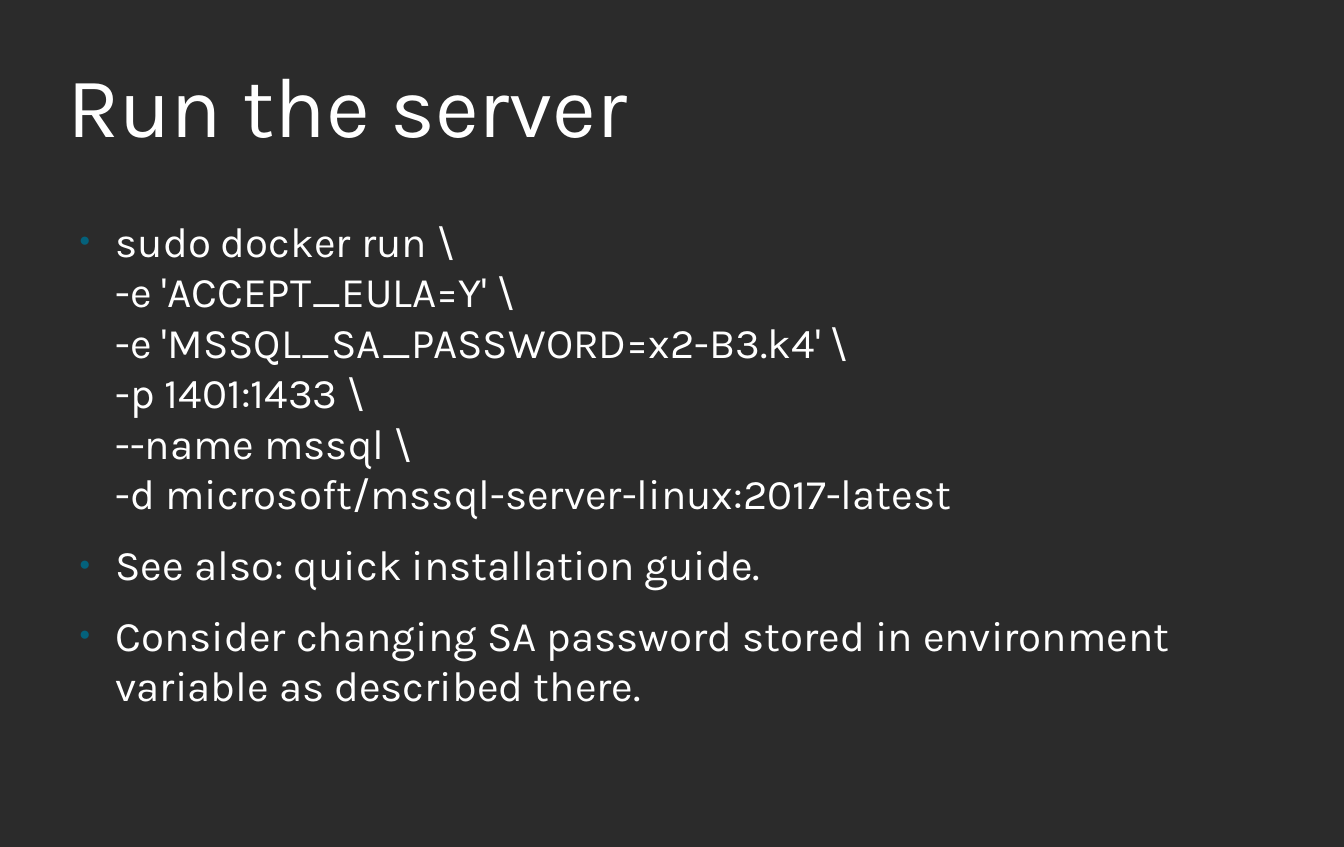
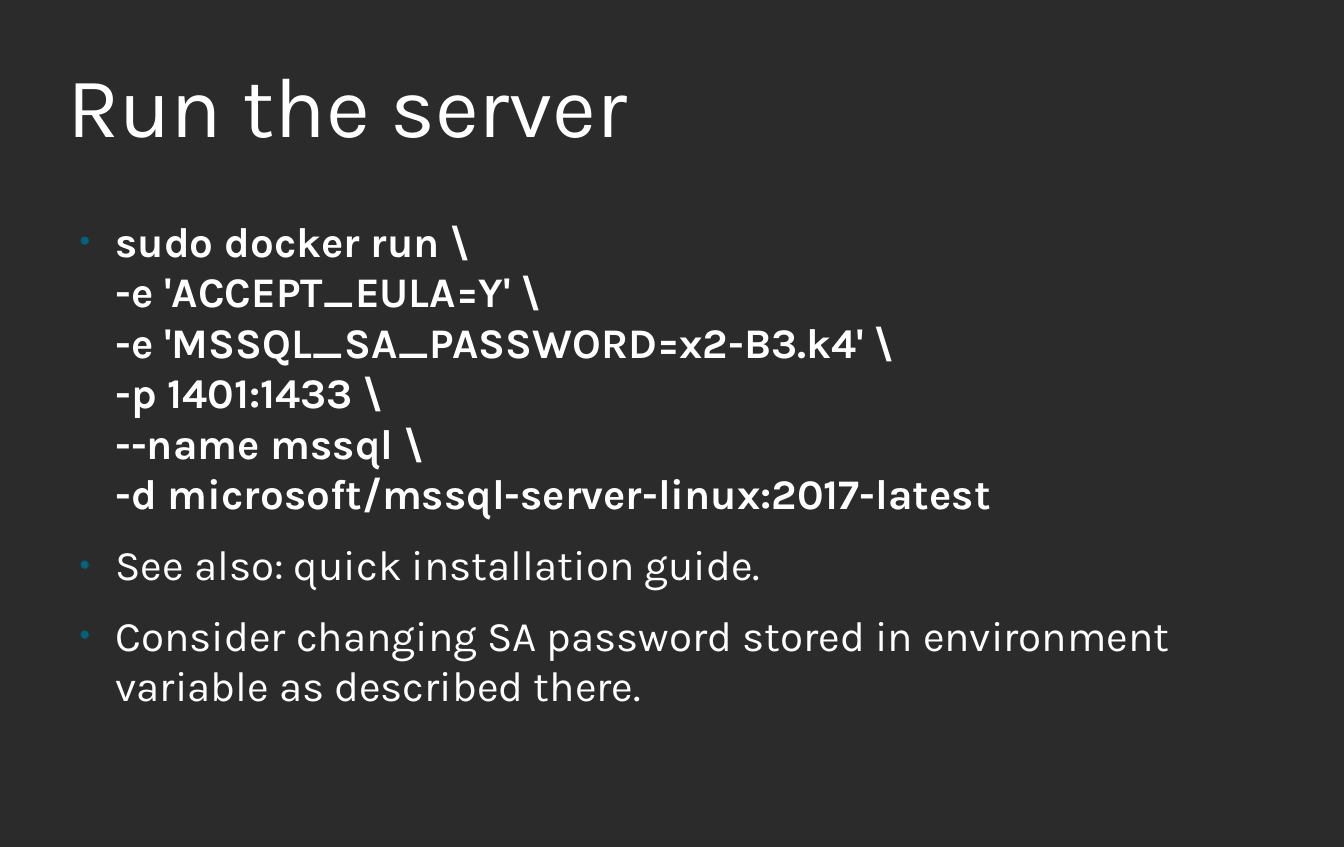
Before and after one commit to roskakori/talks, a slide deck: slide 6 of linuxtage/Microsoft SQL Server with Linux and Docker.odp (slide 5 before the commit). Drawn at 1344x847 pixels with LibreOffice and Linux fonts; fonts in the diff are those of the drawing; background and template pictures are left out; a plain dark background stands for a picture behind light text. Boxes give left, top, right and bottom in pixels: in the first picture for what was removed or moved away, otherwise in the second. Text is boxed around its words. In the diff, an @@ line names an element or a change of style, - is before the commit and + after.

Commit message:
Added slides for talk on Micrsoft SQL Server with Linux and Docker.

```diff
--- a/linuxtage/Microsoft SQL Server with Linux and Docker.odp
+++ b/linuxtage/Microsoft SQL Server with Linux and Docker.odp
@@ text at (x1=115, y1=228, x2=991, y2=520): bold on in "sudo docker run \ -e 'ACCEPT_EULA=Y' \ ..." @@
```
Also in this commit, not shown: 7 other slides changed, 3 slides added, 4 slides removed.
